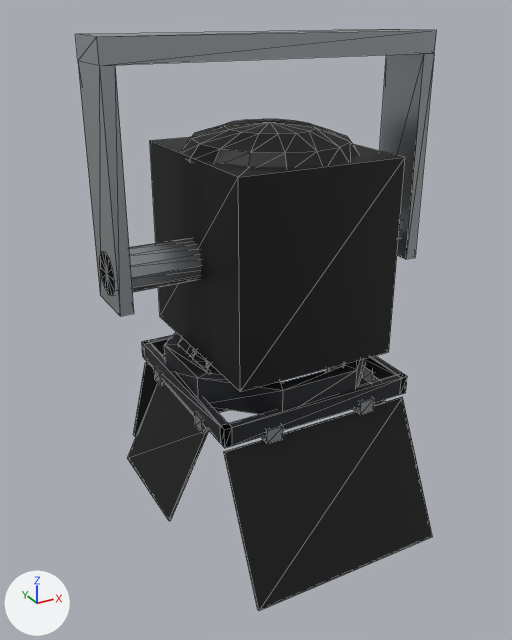
An edit to the glTF model assets/models/lamps/fresnel-barn-doors-no-clamp.glb, drawn before and after from the same camera.
The view is the same before and after, from a camera (50 mm lens) standing at (-0.528, -0.919, -0.01) and looking at (-0.027, -0.008, -0.465). The lights are fixed; the arrows at lower left show +X, +Y and +Z. The picture after the commit comes second. Mesh edges are drawn as thin lines. Where no turn or scale is listed for an object, it has been applied to the vertices. Vertices at exactly the same position are counted once.

Objects in the first picture: 'barn-door-bottom', 'barn-door-frame', 'barn-door-hinges', 'barn-door-left', 'barn-door-top', 'body', 'colour-frame-runner', 'hanging-frame' and 1 more.
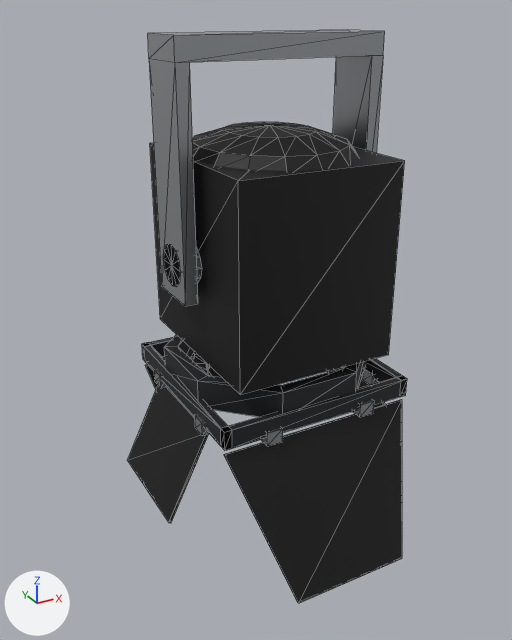
Diff of the bpy script that builds the scene:
```diff
--- a/assets/models/lamps/fresnel-barn-doors-no-clamp.glb.py
+++ b/assets/models/lamps/fresnel-barn-doors-no-clamp.glb.py
@@ me_body @@
-me_body.from_pydata(...)  # 98 vertices, 184 faces; spans x -0.13..0.13, y -0.15..0.16, z -0.499..-0.16
+me_body.from_pydata(...)  # 98 vertices, 184 faces; spans x -0.13..0.13, y -0.15..0.16, z -0.503..-0.165
+# me_body part 1: the whole mesh is moved by (0.0, 0.0, -0.004)
 me_body.materials.append(mat_paint_1a1a1c)
@@ me_colour_frame_runner @@
-me_colour_frame_runner.from_pydata(...)  # 32 vertices, 64 faces; spans x -0.157..0.157, y -0.157..0.157, z -0.556..-0.51
+me_colour_frame_runner.from_pydata(...)  # 32 vertices, 64 faces; spans x -0.157..0.157, y -0.157..0.157, z -0.56..-0.514
+# me_colour_frame_runner part 2: the whole mesh is moved by (0.0, 0.0, -0.004)
 me_colour_frame_runner.materials.append(mat_paint_2a2c30)
@@ me_barn_door_frame @@
-me_barn_door_frame.from_pydata(...)  # 136 vertices, 272 faces; spans x -0.162..0.162, y -0.162..0.162, z -0.574..-0.544
+me_barn_door_frame.from_pydata(...)  # 136 vertices, 272 faces; spans x -0.162..0.162, y -0.162..0.162, z -0.578..-0.548
+# me_barn_door_frame part 3: the whole mesh is moved by (0.0, 0.0, -0.004)
 me_barn_door_frame.materials.append(mat_paint_2a2c30)
@@ me_barn_door_bottom @@
-me_barn_door_bottom.from_pydata(...)  # 8 vertices, 12 faces; spans x -0.16..0.16, y -0.259..-0.154, z -0.792..-0.584
-me_barn_door_bottom.vertices[0].co = (-0.16, -0.259, -0.79)  # pixel (259, 610)
-me_barn_door_bottom.vertices[1].co = (0.16, -0.259, -0.79)  # pixel (432, 536)
-me_barn_door_bottom.vertices[2].co = (0.16, -0.255, -0.792)  # pixel (430, 536)
-me_barn_door_bottom.vertices[3].co = (-0.16, -0.255, -0.792)  # pixel (257, 610)
+me_barn_door_bottom.from_pydata(...)  # 8 vertices, 12 faces; spans x -0.16..0.16, y -0.263..-0.154, z -0.806..-0.588
+# me_barn_door_bottom part 4
+for i in [*range(4, 8)]: me_barn_door_bottom.vertices[i].co += Vector((0.0, 0.0, -0.004))
+me_barn_door_bottom.vertices[0].co = (-0.096, -0.263, -0.804)  # pixel (298, 603)
+me_barn_door_bottom.vertices[1].co = (0.096, -0.263, -0.804)  # pixel (402, 558)
+me_barn_door_bottom.vertices[2].co = (0.096, -0.259, -0.806)
+me_barn_door_bottom.vertices[3].co = (-0.096, -0.259, -0.806)  # pixel (297, 602)
 me_barn_door_bottom.materials.append(mat_paint_1a1a1c)
@@ me_barn_door_top @@
-me_barn_door_top.from_pydata(...)  # 8 vertices, 12 faces; spans x -0.16..0.16, y 0.154..0.259, z -0.792..-0.584
-me_barn_door_top.vertices[0].co = (-0.16, 0.255, -0.792)  # pixel (134, 436)
-me_barn_door_top.vertices[1].co = (0.16, 0.255, -0.792)
-me_barn_door_top.vertices[2].co = (0.16, 0.259, -0.79)
-me_barn_door_top.vertices[3].co = (-0.16, 0.259, -0.79)  # pixel (133, 434)
+me_barn_door_top.from_pydata(...)  # 8 vertices, 12 faces; spans x -0.16..0.16, y 0.154..0.237, z -0.752..-0.588
+# me_barn_door_top part 5
+for i in [*range(4, 8)]: me_barn_door_top.vertices[i].co += Vector((0.0, 0.0, -0.004))
+me_barn_door_top.vertices[0].co = (-0.096, 0.233, -0.752)
+me_barn_door_top.vertices[1].co = (0.096, 0.233, -0.752)
+me_barn_door_top.vertices[2].co = (0.096, 0.237, -0.75)
+me_barn_door_top.vertices[3].co = (-0.096, 0.237, -0.75)
 me_barn_door_top.materials.append(mat_paint_1a1a1c)
@@ me_hanging_frame @@
-me_hanging_frame.from_pydata(...)  # 59 vertices, 120 faces; spans x -0.26..0.26, y -0.045..0.045, z -0.397..-0.04
+me_hanging_frame.from_pydata(...)  # 72 vertices, 132 faces; spans x -0.163..0.163, y -0.045..0.045, z -0.401..-0.04
+# me_hanging_frame part 6: a new loose piece, a 12-sided cylinder along x spanning x -0.163..-0.13, y -0.032..0.032, z -0.385..-0.321, in mat_metal_b8bcc0 (light grey #b8bcc0)
+# me_hanging_frame part 7: the loose piece of 20 vertices spanning x -0.26..0.26, y -0.045..0.045, z -0.397..-0.04 is rebuilt with 20 vertices and now spans x -0.163..0.163, y -0.045..0.045, z -0.401..-0.04
+# me_hanging_frame part 8: the loose piece of 39 vertices spanning x -0.26..0.26, y -0.032..0.032, z -0.381..-0.317 is deleted
+# other edits to the shape of me_hanging_frame do not show in these pictures
 me_hanging_frame.materials.append(mat_metal_b8bcc0)
```

Pixel boxes [x1, y1, x2, y2] of what changed, in the pictures (512 x 640 px):
'body', moved
    before: [150, 119, 405, 392]
    after: [150, 122, 405, 395]
'hanging-frame', reshaped (34% narrower)
    before: [75, 29, 437, 316]
    after: [148, 30, 385, 306]
'barn-door-bottom', reshaped (14% narrower)
    before: [224, 397, 432, 611]
    after: [224, 400, 402, 603]
'barn-door-frame', moved
    before: [142, 335, 407, 448]
    after: [142, 337, 407, 450]
'colour-frame-runner', moved
    before: [164, 332, 367, 414]
    after: [164, 335, 367, 417]
'barn-door-top', reshaped (mostly hidden afterwards)
    before: [134, 351, 228, 436]
    after: [145, 353, 221, 389]
part 6 of me_hanging_frame, added
    after: [164, 244, 202, 287]
part 7 of me_hanging_frame, rebuilt (34% narrower)
    before: [75, 29, 437, 316]
    after: [148, 30, 385, 306]
part 8 of me_hanging_frame, deleted
    before: [100, 216, 403, 295]
